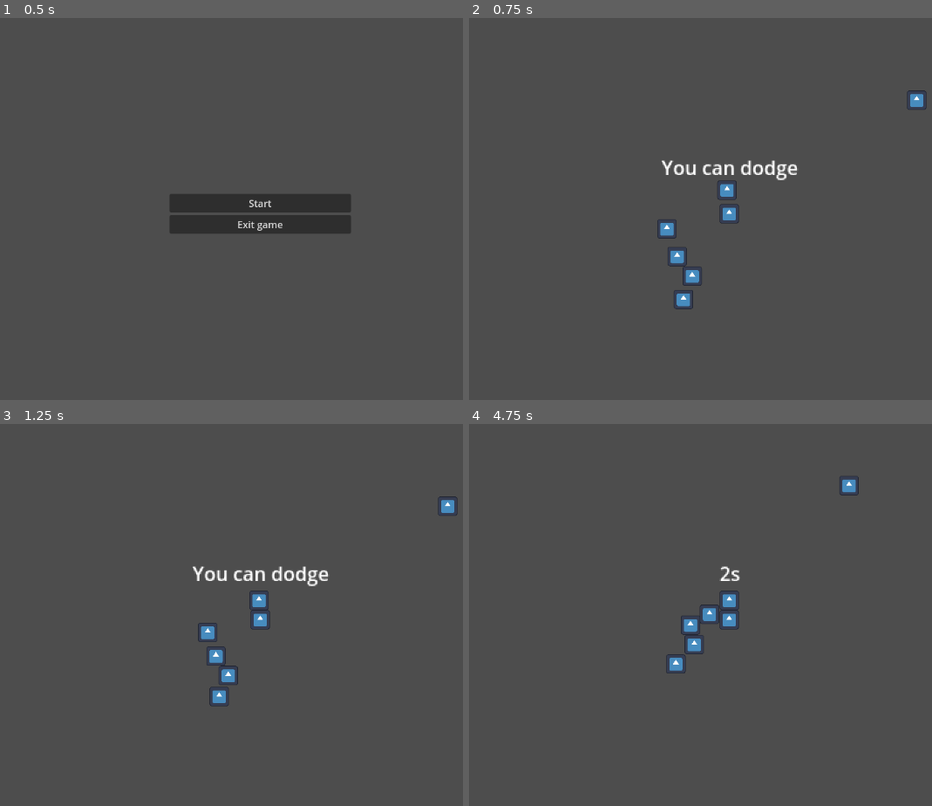
Above: before the commit, frames 1-4 (two rows, left to right).
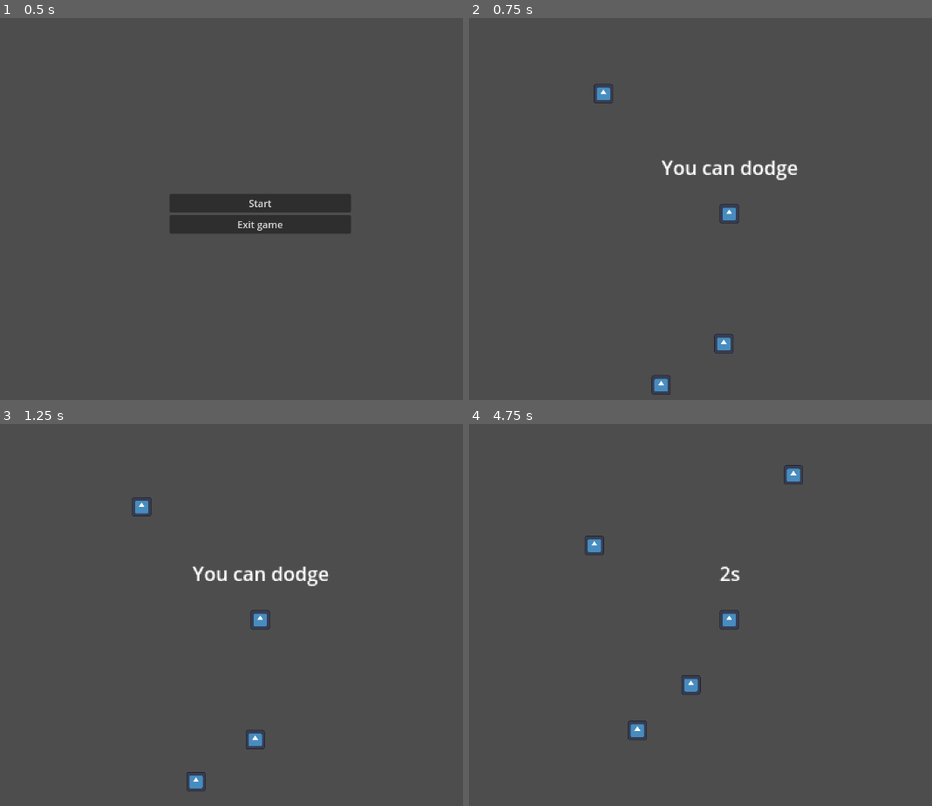
Above: after the commit, the same moments.

Repository: RoliGreiner/Anomaly-Zone-Game-Jam-2025
Game: Godot game, scene res://scenes/main_menu.tscn
Same seed, same stepped clock (60 frames per second), same inputs: the game is played once before the commit and once after it. The engine's default icon, where the game draws it, is replaced by a stand-in: a white triangle on a blue panel in a dark square.
Inputs:
- Up to frame 1 (0.5 s): no input
- Up to frame 2 (0.75 s): click "Start" at 0.5 s
- Up to frame 3 (1.25 s): no input
- Up to frame 4 (4.75 s): hold D (right) 1.28-2.03 s; tap Space (dodge) every 0.75 s from 1.35 to 4.35 s; hold S (down) 2.03-2.78 s; hold D (right) 2.78-3.53 s; hold W (up) 3.53-4.28 s; hold A (left) from 4.28 s (still down)

Frame 1 is identical in both runs. In frame 2, 1.2% of the frame differs, in the area x 26-99%, y 17-99%; in frame 3, 1.2%; in frame 4, 1.4%, in the area x 25-85%, y 10-83%.

Commit message:
Enemy attack added
"cleaned" code and added basic melee attack to enemies

Diff:
--- a/project.godot
+++ b/project.godot
@@ -14,6 +14,10 @@
 run/main_scene="uid://bgq5ou8sx51tv"
 config/features=PackedStringArray("4.5", "Forward Plus")
 config/icon="res://icon.svg"
+
+[autoload]
+
+Global="*res://scripts/global.gd"
 
 [dotnet]
 
--- a/scenes/game.tscn
+++ b/scenes/game.tscn
@@ -1,6 +1,6 @@
 [gd_scene load_steps=5 format=3 uid="uid://stbi58t5etjk"]
 
-[ext_resource type="PackedScene" uid="uid://dcve70sqxk2u2" path="res://scenes/player.tscn" id="1_uwrxv"]
+[ext_resource type="Script" uid="uid://bq7amhxauiouf" path="res://scripts/game.gd" id="1_lbhrr"]
 [ext_resource type="Script" uid="uid://d4jgiwfy3ai7k" path="res://scripts/enemy_manager.gd" id="3_lnu2h"]
 [ext_resource type="Texture2D" uid="uid://y0vrkel4nud7" path="res://icon.svg" id="4_lbhrr"]
 
@@ -10,10 +10,7 @@
 outlines = Array[PackedVector2Array]([PackedVector2Array(-2310, -613, 2941, -575, 2906, 1814, -2203, 1714)])
 
 [node name="Game" type="Node2D"]
-
-[node name="Player" parent="." instance=ExtResource("1_uwrxv")]
-unique_name_in_owner = true
-position = Vector2(340, 230)
+script = ExtResource("1_lbhrr")
 
 [node name="Icon" type="Sprite2D" parent="."]
 position = Vector2(495, 136)
--- a/scripts/enemy.gd
+++ b/scripts/enemy.gd
@@ -5,34 +5,41 @@
 @export var damage: float = 10.0
 @onready var navigation_agent: NavigationAgent2D = $NavigationAgent2D
 
+signal attack_player
+
 func _ready() -> void:
-	navigation_agent.path_desired_distance = 2.0
-	navigation_agent.target_desired_distance = 2.0
+	navigation_agent.path_desired_distance = 10.0
+	navigation_agent.target_desired_distance = 10.0
 
 	actor_setup.call_deferred()
 
-func Create(playerPos: Vector2) -> void:
-	position = Vector2(playerPos.x + randi_range(-100, 100), playerPos.y + randi_range(-100, 100))
+func _physics_process(delta):
+	velocity = Vector2.ONE
 
-func _on_area_2d_body_entered(body: Node2D) -> void:
-	if body.name == "Player":
-		print("Player attacked")
+	set_movement_target(Global.player_position)
+
+	var current_agent_position: Vector2 = global_position
+	var next_path_position: Vector2 = navigation_agent.get_next_path_position()
+
+	if navigation_agent.distance_to_target() > 30:
+		velocity = current_agent_position.direction_to(next_path_position) * speed * delta
+		move_and_slide()
+
+func Create() -> void:
+	var pos_x: float = Global.player_position.x + randf_range(-300, 300)
+	var pos_y: float = Global.player_position.y + randi_range(-300, 300)
+	position = Vector2(pos_x, pos_y)
 
 func actor_setup():
-	# Wait for the first physics frame so the NavigationServer can sync.
 	await get_tree().physics_frame
 
-	# Now that the navigation map is no longer empty, set the movement target.
-	set_movement_target(get_parent().get("player_position"))
+	set_movement_target(Global.player_position)
 
 func set_movement_target(movement_target: Vector2):
 	navigation_agent.target_position = movement_target
 
-func _physics_process(delta):
-	set_movement_target(get_parent().get("player_position"))
-
-	var current_agent_position: Vector2 = global_position
-	var next_path_position: Vector2 = navigation_agent.get_next_path_position()
-
-	velocity = current_agent_position.direction_to(next_path_position) * speed * delta
-	move_and_slide()
+func _on_area_2d_body_entered(body: Node2D) -> void:
+	print(body)
+	if body is Player:
+		print("Attack player")
+		attack_player.emit(damage)
--- a/scripts/enemy_manager.gd
+++ b/scripts/enemy_manager.gd
@@ -2,14 +2,15 @@
 
 @export var number_of_enemies: int = 5
 @export_file("*.tscn") var enemy_scene
-var player_position: Vector2
+
+signal attack_player(damage: int)
 
 func _ready() -> void:
-
 	for i in range(number_of_enemies):
 		var enemy: Enemy = load(enemy_scene).instantiate()
-		enemy.Create(%Player.position)
+		enemy.Create()
+		enemy.attack_player.connect(PlayerIsAttacked)
 		add_child(enemy)
 
-func _process(delta: float) -> void:
-	player_position = %Player.position
+func PlayerIsAttacked(damage: float):
+	attack_player.emit(damage)
--- /dev/null
+++ b/scripts/game.gd
@@ -0,0 +1,17 @@
+extends Node2D
+
+@export_file("*.tscn") var player_scene = "res://scenes/player.tscn"
+@onready var enemy_manager = $EnemyManager
+
+var player: Player
+
+func _init() -> void:
+	player = load(player_scene).instantiate()
+	Global.player_position = player.position
+	add_child(player)
+
+func _ready() -> void:
+	enemy_manager.attack_player.connect(AttackPlayer)
+
+func AttackPlayer(damage: int) -> void:
+	player.reduce_health(damage)
--- /dev/null
+++ b/scripts/global.gd
@@ -0,0 +1,3 @@
+extends Node
+
+var player_position: Vector2 = Vector2.ONE
--- a/scripts/player.gd
+++ b/scripts/player.gd
@@ -1,13 +1,11 @@
 extends CharacterBody2D
 class_name Player
 
-@export var speed: float = 1500.0
+@export var speed: float = 2000.0
+@export var healt: float = 100.0
 @export var damage: float = 20.0
 @export var dodge_speed: float = 50.0;
 @export var current_state: states = states.MOVE
-
-var dodge_couldown: bool = false
-
 
 enum states {
 	MOVE,
@@ -30,6 +28,7 @@
 
 	velocity.normalized()
 	move_and_slide()
+	Global.player_position = position
 	$CollisionShape2D.disabled = false
 
 func move_state(delta: float):
@@ -49,3 +48,10 @@
 func move(delta: float):
 	var input_direction = Input.get_vector("left", "right", "up", "down")
 	velocity = input_direction * speed * delta
+
+func reduce_health(amount: int) -> void:
+	healt -= amount
+	print("Player is damaged with: %.2f" % amount)
+	print("Currant health: %.2f" % healt)
+	if healt <= 0:
+		get_tree().quit()
--- a/test/basic_enemy.tscn
+++ b/test/basic_enemy.tscn
@@ -26,3 +26,5 @@
 shape = SubResource("CircleShape2D_lf5u5")
 
 [node name="NavigationAgent2D" type="NavigationAgent2D" parent="."]
+
+[connection signal="body_entered" from="Area2D" to="." method="_on_area_2d_body_entered"]
Not shown, added: scripts/game.gd.uid
Not shown, added: scripts/global.gd.uid
